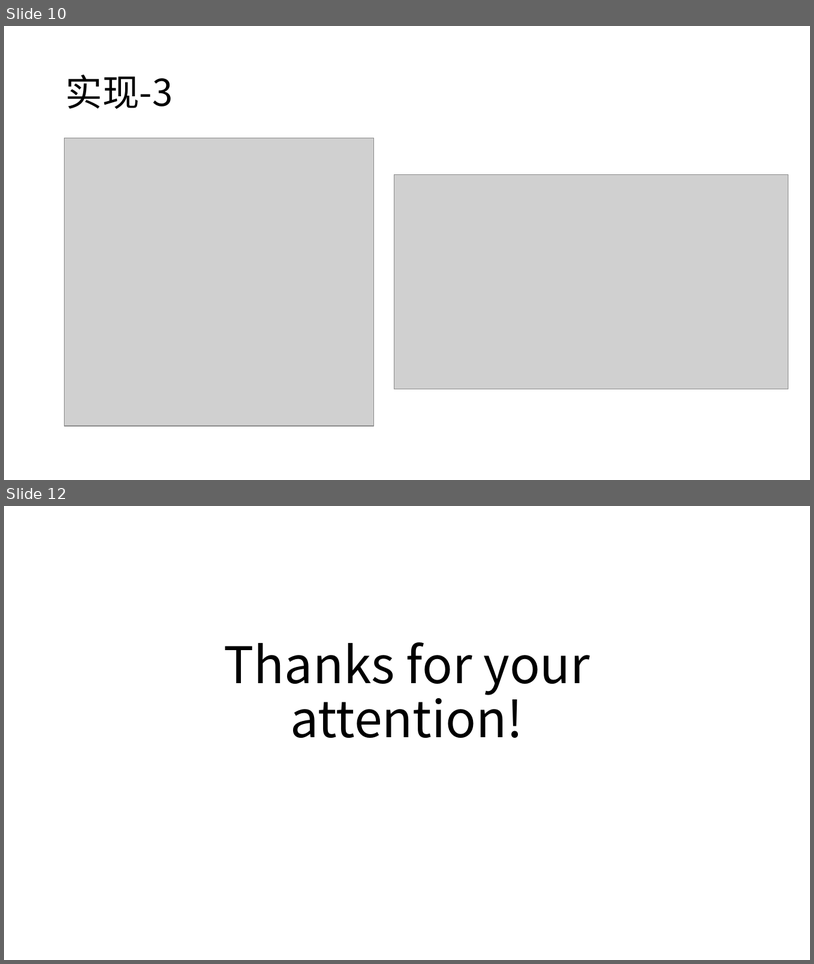
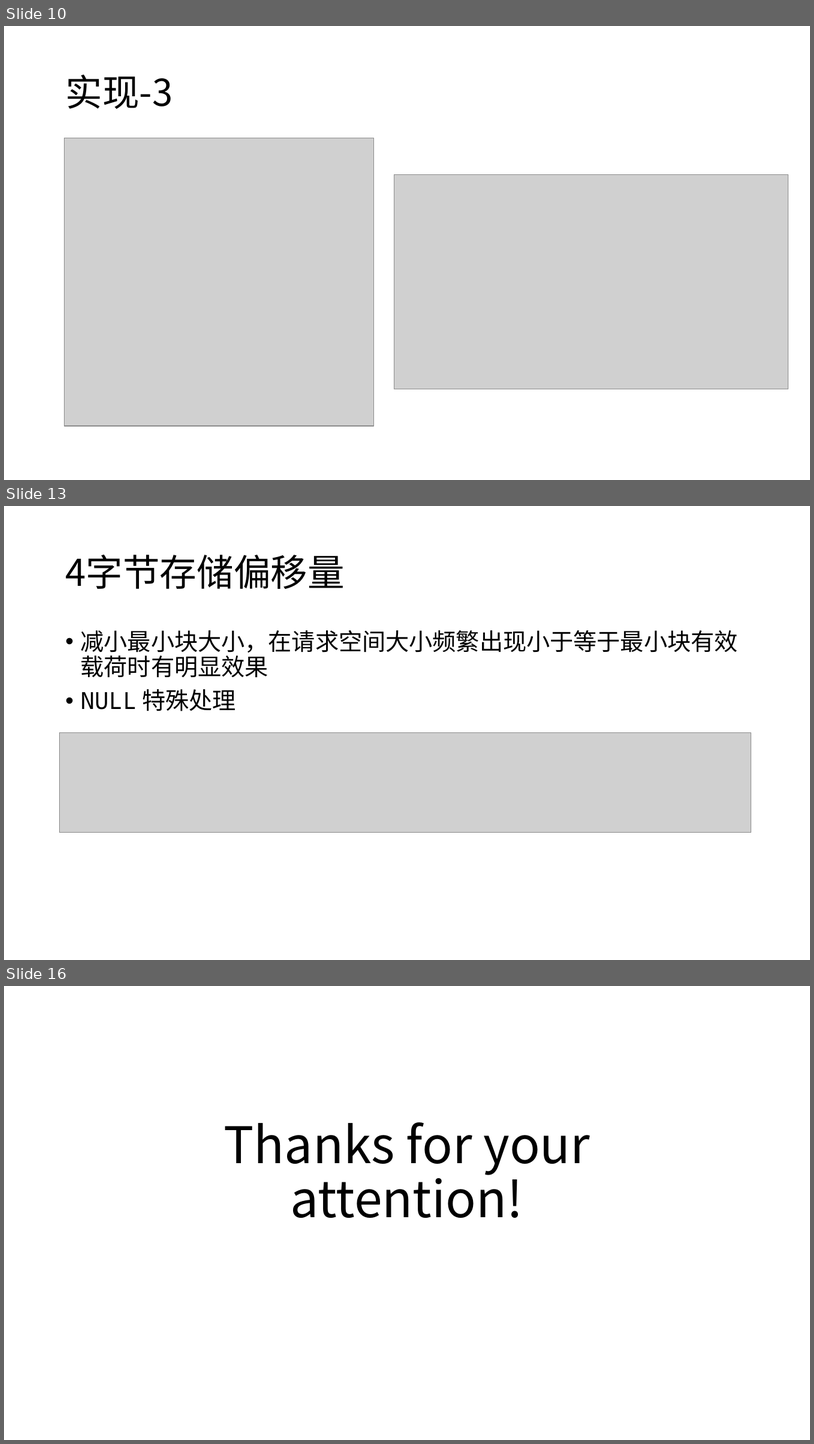
Before and after one commit to KrWriter/ics-recap, a slide deck: malloclab/final.pptx. Shown one above the other, each under a label of ours: slides 10 and 12 before the commit, slides 10, 13 and 16 after it; the slides between them are not shown. The pictures are 814x964 and 814x1444 pixels, drawn with LibreOffice and Linux fonts; fonts in the diff are those of the drawing; grey boxes stand for pictures. Boxes give left, top, right and bottom in pixels: in the first picture for what was removed or moved away, otherwise in the second. Text is boxed around its words. In the diff, an @@ line names an element or a change of style, - is before the commit and + after.

```diff
--- a/malloclab/final.pptx
+++ b/malloclab/final.pptx
@@ slide 13 added at [4, 506, 810, 960], background #FFFFFF @@
@@ title added at [65, 555, 344, 589], 44 pt, text #000000 @@
+4字节存储偏移量
@@ text added at [81, 630, 738, 711], 28 pt, text #000000 @@
+• 减小最小块大小，在请求空间大小频繁出现小于等于最小块有效载荷时有明显效果
+• NULL 特殊处理
@@ picture added at [60, 733, 752, 832] @@
@@ what was slide 12 is now slide 16 @@
```
Also in this commit, not shown: 5 slides changed, 3 other slides added.
